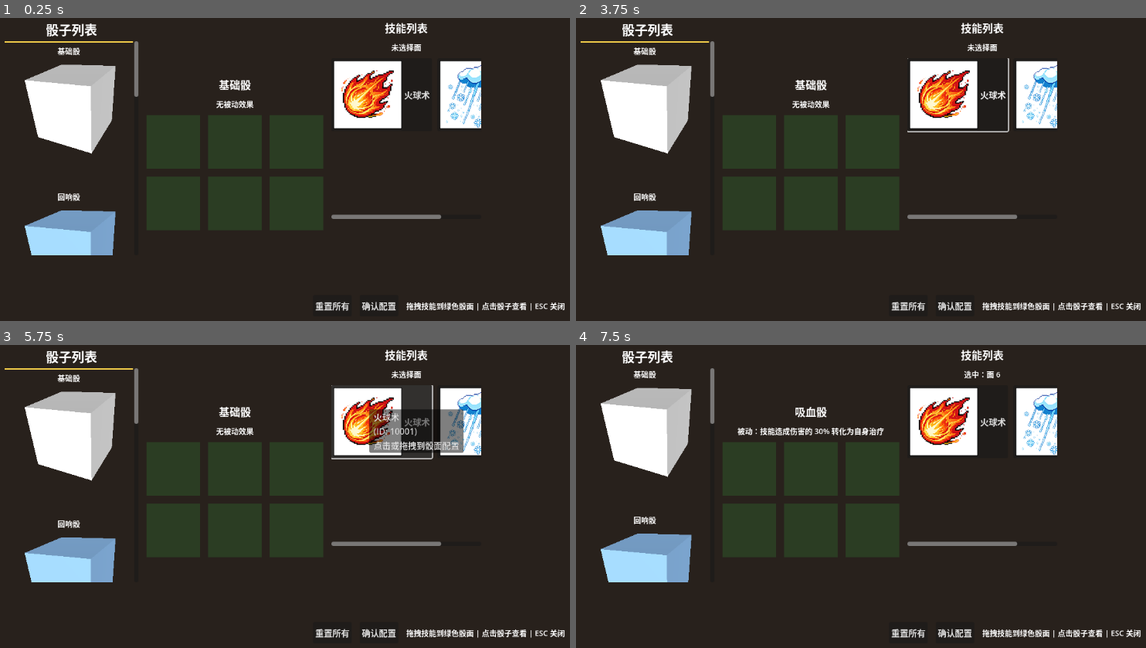
Above: before the commit, frames 1-4 (two rows, left to right).
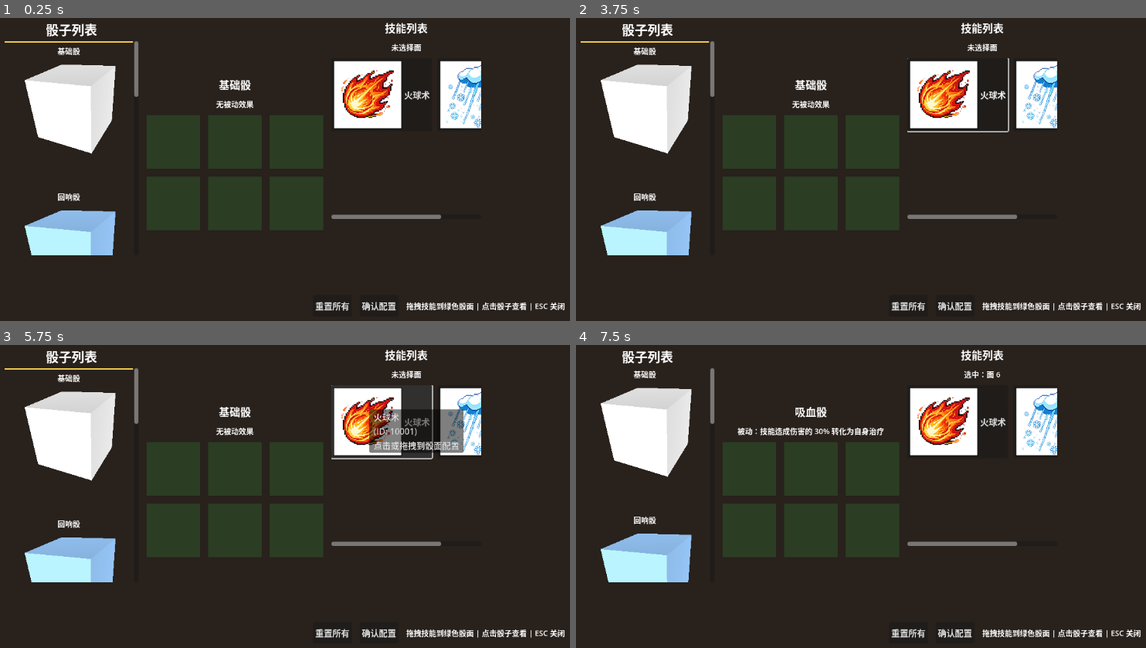
Above: after the commit, the same moments.

Repository: Beezui/trae_godot_dice
Game: Godot game, scene res://scenes/ui/skill_equip_ui_new.tscn
Same seed, same stepped clock (60 frames per second), same inputs: the game is played once before the commit and once after it. This scene is started directly instead of the project's main scene.
Inputs (mouse positions are in pixels of both pictures, inside the frame that each line leads up to):
- Up to frame 1 (0.25 s): no input
- Up to frame 2 (3.75 s): click "火球术" at 0.5 s; click "暴风雪" at 1.25 s; click "重置所有" at 2 s; click "确认配置" at 2.75 s; tap Enter (ui_accept) at 3.5 s; move the mouse to (1014, 136) at 3.52 s; hold Up (ui_up) from 3.53 s (still down); tap 1 at 3.6 s; click (1014, 136) at 3.67 s
- Up to frame 3 (5.75 s): tap Enter (ui_accept) at 3.77, 4.25, 5 s; release Up (ui_up) at 4.25 s; drag from (176, 496) to (273, 551) at 4.27 s; move the mouse to (364, 405) at 5.02 s; hold Up (ui_up) from 5.03 s (still down); tap 3 at 5.1 s
- Up to frame 4 (7.5 s): release Up (ui_up) at 5.75 s; drag from (849, 551) to (695, 429) at 5.77 s; tap Enter (ui_accept) at 6.5, 6.77, 7.25 s; move the mouse to (1066, 532) at 6.52 s; hold A 6.53-7.25 s; tap 5 at 6.6 s; drag from (695, 429) to (786, 393) at 7.27 s

The runs differ from the first frame. In frame 1, 2.6% of the frame differs, in the area x 4-21%, y 15-79%; in frame 2, 2.6%; in frame 3, 2.6%; in frame 4, 2.6%, in the area x 4-21%, y 14-79%.

Commit message:
feat: 修复技能装配 UI 3D 骰子贴图，6 面共享同一张空白骰子纹理
- 将 BoxMesh 改为 6 独立表面的 ArrayMesh，与 dice_6.gd 一致
- 每个面使用 surface_set_material 设置相同贴图
- 从 BlankDices.json 读取 texture 字段加载真实贴图
- 修复 battle_manager 在场景生成空白骰子的问题
- DiceManager._build_skill_texture_config_from_faces 支持 template_id 参数

Diff:
--- a/scenes/ui/skill_equip_ui_new.gd
+++ b/scenes/ui/skill_equip_ui_new.gd
@@ -195,14 +195,14 @@
 
 	# 相机 — 右上方向下看
 	var camera = Camera3D.new()
-	camera.position = Vector3(5.95, 0.7, 2.5)  # 相机向右对齐骰子
-	camera.rotation = Vector3(-0.4, 0, 0)  # 镜头向下旋转
+	camera.position = Vector3(5.95, 0.7, 2.5)
+	camera.rotation = Vector3(-0.4, 0, 0)
 	camera.fov = 45.0
 	camera.current = true
 	root.add_child(camera)
 
 	# 瞄准骰子中心
-	camera.look_at(Vector3(5.95, 0, 0))  # 瞄准点随骰子偏移
+	camera.look_at(Vector3(5.95, 0, 0))
 
 	# 灯光 - 多方向光源
 	var light1 = DirectionalLight3D.new()
@@ -215,41 +215,126 @@
 	light2.rotation = Vector3(0.3, 0.3, 0)
 	root.add_child(light2)
 
-	# 创建骰子网格（立方体）
-	var mesh_instance = MeshInstance3D.new()
-	var box_mesh = BoxMesh.new()
-	box_mesh.size = Vector3(1, 1, 1)
-	mesh_instance.mesh = box_mesh
-	mesh_instance.position = Vector3(6.05, 0, 0)  # 骰子向右偏移 0.2
-	mesh_instance.rotation = Vector3(deg_to_rad(10), deg_to_rad(-30), 0)  # 骰子向下 10°，向左 30°
-
-	# 创建材质 - 根据骰子类型设置颜色
-	var material = StandardMaterial3D.new()
+	# 创建骰子网格（6个独立表面的 ArrayMesh，与 dice_6.gd 一致）
+	var mesh = _create_dice_array_mesh()
+
+	# 加载空白骰子的真实贴图
+	var texture_path = ""
 	var instance_data = PlayerData.get_dice_instance(instance_id)
 	if not instance_data.is_empty():
-		# 根据骰子名称设置不同颜色
-		var dice_name = instance_data.get("name", "")
-		if "基础" in dice_name:
-			material.albedo_color = Color(0.95, 0.95, 0.95, 1.0)
-		elif "回响" in dice_name:
-			material.albedo_color = Color(0.6, 0.8, 1.0, 1.0)
-		elif "连击" in dice_name:
-			material.albedo_color = Color(1.0, 0.9, 0.6, 1.0)
-		elif "暴击" in dice_name:
-			material.albedo_color = Color(1.0, 0.6, 0.6, 1.0)
-		elif "元素" in dice_name:
-			material.albedo_color = Color(0.6, 1.0, 0.8, 1.0)
-		elif "吸血" in dice_name:
-			material.albedo_color = Color(0.9, 0.6, 0.9, 1.0)
-		else:
-			material.albedo_color = Color(0.95, 0.95, 0.9, 1.0)
-	material.roughness = 0.4
-	material.metallic = 0.2
-	mesh_instance.material_override = material
+		var template_id = instance_data.get("template_id", "")
+		if not template_id.is_empty():
+			var reader = preload("res://scripts/blank_dice_csv_reader.gd").new()
+			var config = reader.get_blank_dice_config(template_id)
+			if config.has("texture"):
+				var texture_name = config["texture"]
+				texture_path = "res://textures/dice/blank_dice/" + texture_name + ".png"
+
+	# 为每个面创建材质（6个面都用同一张贴图）
+	var materials = []
+	if texture_path and FileAccess.file_exists(texture_path):
+		var texture = load(texture_path)
+		print("【技能穿戴 UI】加载骰子贴图：", texture_path)
+		for i in range(6):
+			var material = StandardMaterial3D.new()
+			material.albedo_texture = texture
+			material.roughness = 0.8
+			material.metallic = 0.0
+			materials.append(material)
+	else:
+		# 回退：根据骰子名称设置颜色
+		var dice_color = Color(0.95, 0.95, 0.95, 1.0)  # 默认白色
+		if not instance_data.is_empty():
+			var dice_name = instance_data.get("name", "")
+			if "基础" in dice_name:
+				dice_color = Color(0.95, 0.95, 0.95, 1.0)
+			elif "回响" in dice_name:
+				dice_color = Color(0.6, 0.8, 1.0, 1.0)
+			elif "连击" in dice_name:
+				dice_color = Color(1.0, 0.9, 0.6, 1.0)
+			elif "暴击" in dice_name:
+				dice_color = Color(1.0, 0.6, 0.6, 1.0)
+			elif "元素" in dice_name:
+				dice_color = Color(0.6, 1.0, 0.8, 1.0)
+			elif "吸血" in dice_name:
+				dice_color = Color(0.9, 0.6, 0.9, 1.0)
+		for i in range(6):
+			var material = StandardMaterial3D.new()
+			material.albedo_color = dice_color
+			material.roughness = 0.8
+			material.metallic = 0.0
+			materials.append(material)
+
+	# 创建 MeshInstance3D 并应用网格和材质
+	var mesh_instance = MeshInstance3D.new()
+	mesh_instance.mesh = mesh
+	mesh_instance.position = Vector3(6.05, 0, 0)
+	mesh_instance.rotation = Vector3(deg_to_rad(10), deg_to_rad(-30), 0)
+
+	# 将材质设置到每个表面
+	for i in range(6):
+		mesh_instance.mesh.surface_set_material(i, materials[i])
 
 	root.add_child(mesh_instance)
 
 	return root
+
+
+## 创建有 6 个独立表面的骰子网格（与 dice_6.gd create_fallback_mesh 一致）
+func _create_dice_array_mesh() -> ArrayMesh:
+	var mesh = ArrayMesh.new()
+
+	var vertices = [
+		Vector3(-0.5, -0.5, -0.5),
+		Vector3(0.5, -0.5, -0.5),
+		Vector3(0.5, 0.5, -0.5),
+		Vector3(-0.5, 0.5, -0.5),
+		Vector3(-0.5, -0.5, 0.5),
+		Vector3(0.5, -0.5, 0.5),
+		Vector3(0.5, 0.5, 0.5),
+		Vector3(-0.5, 0.5, 0.5)
+	]
+
+	var faces = [
+		[0, 1, 2, 3],
+		[5, 4, 7, 6],
+		[4, 0, 3, 7],
+		[1, 5, 6, 2],
+		[3, 2, 6, 7],
+		[4, 5, 1, 0]
+	]
+
+	for i in range(6):
+		var arrays = []
+		arrays.resize(Mesh.ARRAY_MAX)
+
+		var surface_vertices = []
+		for j in faces[i]:
+			surface_vertices.append(vertices[j])
+		arrays[Mesh.ARRAY_VERTEX] = PackedVector3Array(surface_vertices)
+
+		var normals = []
+		var normal = Vector3(0, 0, 0)
+		match i:
+			0: normal = Vector3(0, 0, -1)
+			1: normal = Vector3(0, 0, 1)
+			2: normal = Vector3(-1, 0, 0)
+			3: normal = Vector3(1, 0, 0)
+			4: normal = Vector3(0, 1, 0)
+			5: normal = Vector3(0, -1, 0)
+		for j in range(4):
+			normals.append(normal)
+		arrays[Mesh.ARRAY_NORMAL] = PackedVector3Array(normals)
+
+		var uvs = [Vector2(0, 0), Vector2(1, 0), Vector2(1, 1), Vector2(0, 1)]
+		arrays[Mesh.ARRAY_TEX_UV] = PackedVector2Array(uvs)
+
+		var indices = [0, 1, 2, 0, 2, 3]
+		arrays[Mesh.ARRAY_INDEX] = PackedInt32Array(indices)
+
+		mesh.add_surface_from_arrays(Mesh.PRIMITIVE_TRIANGLES, arrays)
+
+	return mesh
 
 
 ## 骰子按钮点击
--- a/scripts/battle/battle_manager.gd
+++ b/scripts/battle/battle_manager.gd
@@ -381,7 +381,8 @@
 	var battle_scene = _get_battle_scene()
 	var sandbox = _get_sandbox_from_scene(battle_scene)
 
-	# 1. 生成技能骰子（使用 DiceManager）
+	# 使用角色预设骰子
+	print("  - 使用角色预设骰子 ID：", character.skill_dice_ids)
 	if character.skill_dice_ids.size() > 0:
 		for skill_dice_id in character.skill_dice_ids:
 			if DiceManager:
@@ -391,19 +392,10 @@
 					character_dices.append(dice)
 					print("  - 生成技能骰子：", skill_dice_id)
 			else:
-				# 备用方案
 				var dice = _create_skill_dice_fallback(skill_dice_id)
 				if dice:
 					skill_dices.append(dice)
 					character_dices.append(dice)
-
-	# 2. 生成物品骰子（预留）
-	# TODO: 实现物品骰子
-	# for item_dice_id in character.item_dice_ids:
-	#     var dice = _create_item_dice(item_dice_id)
-	#     if dice:
-	#         item_dices.append(dice)
-	#         character_dices.append(dice)
 
 	print("【BattleManager】", character.name, " 的骰子生成完成")
 
--- a/scripts/dice/dice_manager.gd
+++ b/scripts/dice/dice_manager.gd
@@ -270,7 +270,7 @@
 
 	# 从 PlayerData 读取技能分配（faces 数组）
 	var faces = instance.get("faces", ["0", "0", "0", "0", "0", "0"])
-	var texture_config = _build_skill_texture_config_from_faces(faces)
+	var texture_config = _build_skill_texture_config_from_faces(faces, template_id)
 	var value_config = _build_skill_value_config()
 
 	if dice.has_method("set_dice_face_config"):
@@ -305,8 +305,19 @@
 
 
 ## 从 faces 数组构建贴图配置
-func _build_skill_texture_config_from_faces(faces: Array) -> Dictionary:
+## @param faces 技能分配数组（["0", "10001", "0", ...]）
+## @param template_id 空白骰子模板 ID（用于获取空面的基础贴图）
+func _build_skill_texture_config_from_faces(faces: Array, template_id: String = "") -> Dictionary:
 	var texture_config = {}
+
+	# 获取空白骰子模板的基础贴图路径
+	var blank_texture_path = ""
+	if not template_id.is_empty():
+		var blank_config = dice_csv_reader.get_blank_dice_config(template_id)
+		if blank_config.has("texture"):
+			var texture_name = blank_config["texture"]
+			blank_texture_path = "res://textures/dice/blank_dice/" + texture_name + ".png"
+
 	for i in range(6):
 		if i < faces.size():
 			var skill_id = str(faces[i])
@@ -315,12 +326,12 @@
 				if skill_data and skill_data.has("icon"):
 					texture_config[i] = "res://textures/skill/skill_" + skill_data["icon"] + ".png"
 				else:
-					texture_config[i] = ""
+					texture_config[i] = blank_texture_path
 			else:
-				# 空面使用空白骰子贴图（或默认贴图）
-				texture_config[i] = ""
+				# 空面使用空白骰子的基础贴图
+				texture_config[i] = blank_texture_path
 		else:
-			texture_config[i] = ""
+			texture_config[i] = blank_texture_path
 	return texture_config
 
 
